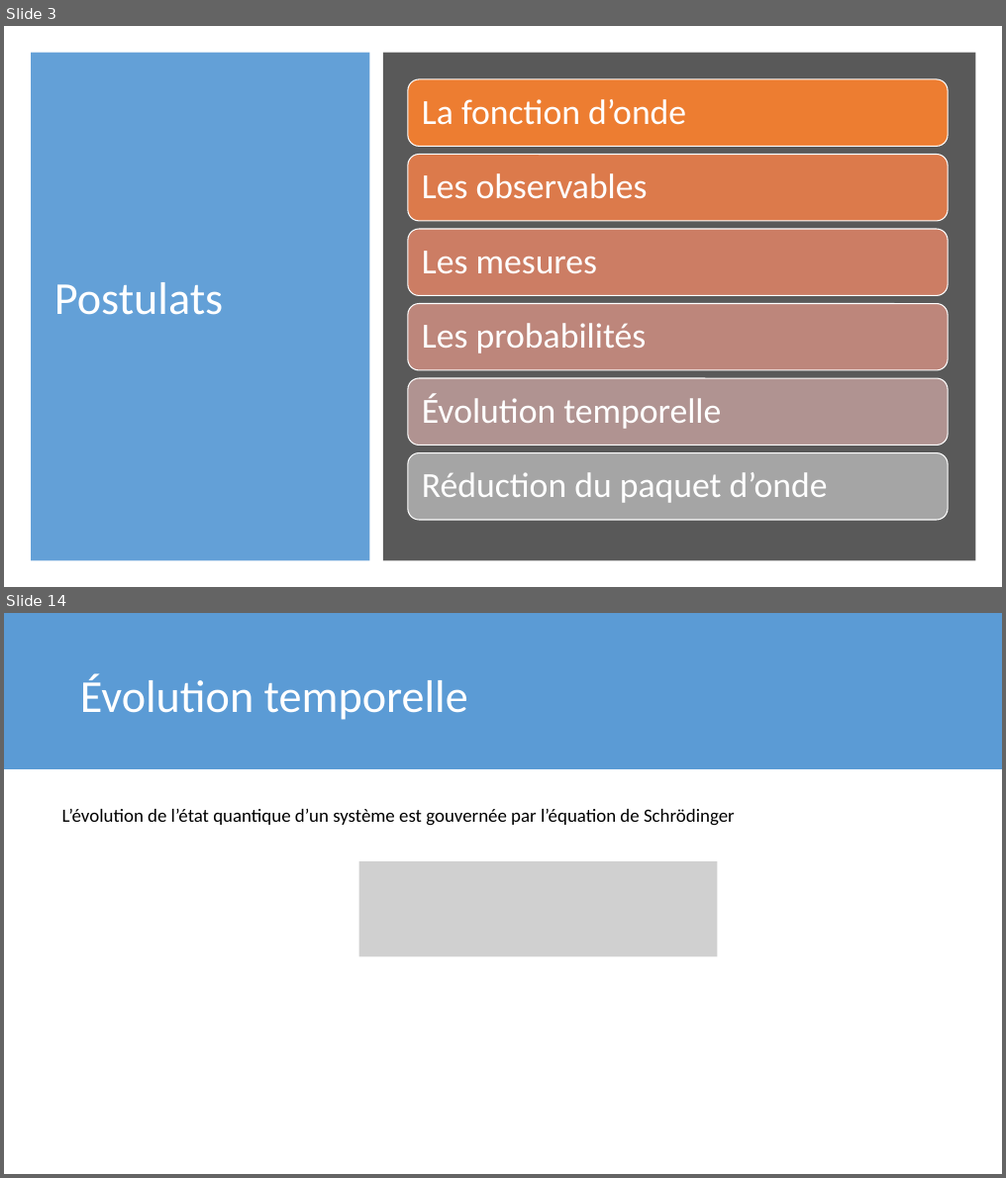
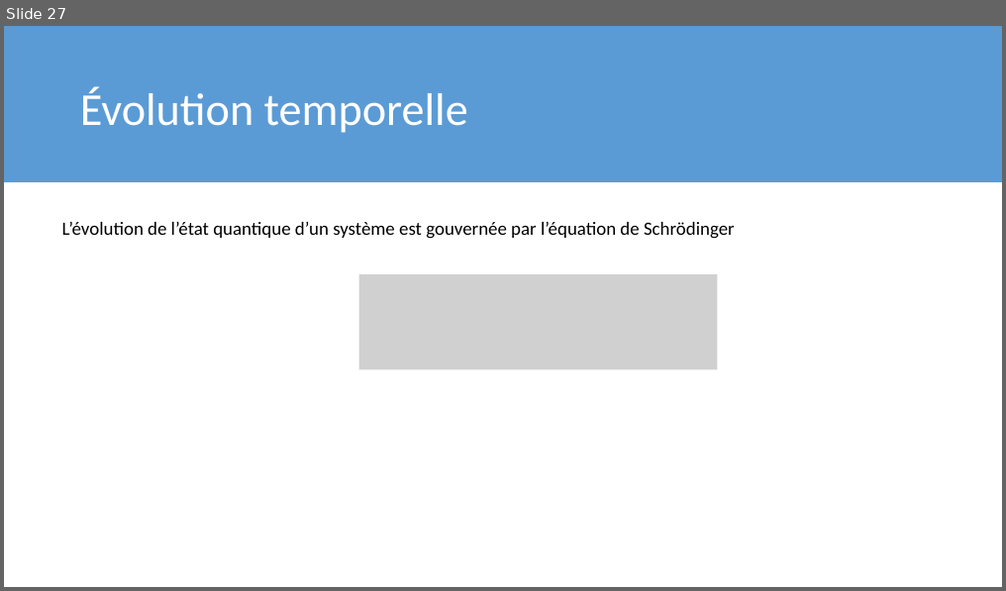
Before and after one commit to meitnerium/theochem, a slide deck: FR/3_Postulats/Postulats.pptx. Shown one above the other, each under a label of ours: slides 3 and 14 before the commit, slide 27 after it; the slides between them are not shown. The pictures are 1006x1178 and 1006x591 pixels, drawn with LibreOffice and Linux fonts; fonts in the diff are those of the drawing; grey boxes stand for pictures. Boxes give left, top, right and bottom in pixels: in the first picture for what was removed or moved away, otherwise in the second. Text is boxed around its words. In the diff, an @@ line names an element or a change of style, - is before the commit and + after.

```diff
--- a/FR/3_Postulats/Postulats.pptx
+++ b/FR/3_Postulats/Postulats.pptx
@@ slide 3 removed at [4, 26, 1002, 587], background #FFFFFF @@
@@ rectangle removed at [31, 52, 370, 562] @@
@@ rectangle removed at [383, 52, 976, 562] @@
@@ text removed at [54, 282, 223, 315] @@
-Postulats
@@ group removed at [408, 79, 948, 520]: 6 rounded rectangles, 6 texts @@
-La fonction d’onde
-Les observables
-Les mesures
-Les probabilités
-Évolution temporelle
-Réduction du paquet d’onde
@@ what was slide 14 is now slide 27 @@
```
Also in this commit, not shown: 11 slides changed, 17 slides added, 1 other slide removed, 22 other files.
